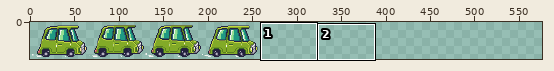
One commit to this sprite sheet: Assets/Sprites/car_green_64_32.png. Above: a wide view before the commit, with the close-up outlined.
Close-up. As it was:
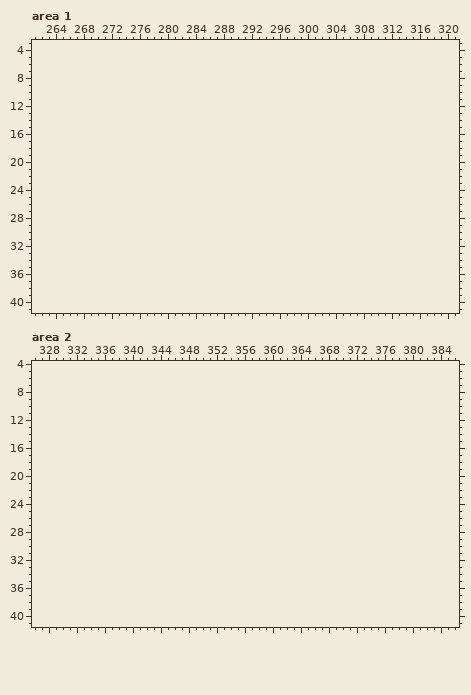
The file is 256x42 pixels. Shown: area 1: x 261..321, y 3..41; area 2: x 326..386, y 4..41. The old version is drawn lined up with the new one, on the new canvas. The commit also changed other parts of the picture, which this record leaves out.
The result:
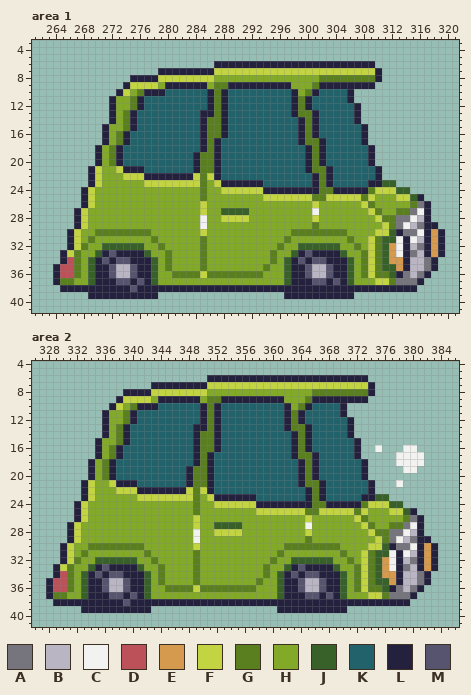
Palette (. is transparent): A #76747d  B #b9b5c3  C #f2f2f0  D #bd515a  E #d69a4e  F #c3d442  G #597f1e  H #82aa28  J #376129  K #22636b  L #23213d  M #57546f
Difference:
canvas 256x42 -> 576x42
Changed rows in their new state; - is an unchanged pixel.
Area 1:
first column x 264:
 6 -----------------------LLLLLLLLLLLLLLLLLLLLLLL----------
 7 ---------------LLLLLLLLFFFFFFFFFFFFFFFFFFFFFFFL---------
 8 -----------LLLLFFFFFFFFHHHHHHHHHHHHHHHGGGGGGGGL---------
 9 ----------LFFFFHLLLLLLHGGLLLLLLLLLHHHGLLLLLLLL----------
10 ---------LFHGLLLKKKKKKLGLKKKKKKKKKLHGLKKKKL-------------
11 --------LHHGLKKKKKKKKKLGLKKKKKKKKKLGLKKKKKL-------------
12 --------LHHGLKKKKKKKKKLGLKKKKKKKKKLGLKKKKKKL------------
13 --------LHGLKKKKKKKKKLLGLKKKKKKKKKLGGLKKKKKL------------
14 --------LHGLKKKKKKKKKLGGLKKKKKKKKKKLGLKKKKKL------------
15 -------LHHGLKKKKKKKKKLGGLKKKKKKKKKKLGLKKKKKKL-----------
16 -------LHGLKKKKKKKKKKLGGLKKKKKKKKKKLGLKKKKKKL-----------
17 -------LHGLKKKKKKKKKKLGLKKKKKKKKKKKLGGLKKKKKL-----------
18 ------LHGLKKKKKKKKKKKLGLKKKKKKKKKKKKLGLKKKKKKL----------
19 ------LHGLKKKKKKKKKKLGGLKKKKKKKKKKKKLGLKKKKKKL----------
20 ------LHGLKKKKKKKKKKLGGLKKKKKKKKKKKKLGLKKKKKKL----------
21 -----LFHHFLLLKKKKKKKLGGLKKKKKKKKKKKKLGGLKKKKKKL---------
22 -----LFHHHFFFLLLLLLLFGFLKKKKKKKKKKKKKLGLKKKKKKL---------
23 -----LFHHHHHHFFFFFFFFGHFLLLLLLKKKKKKKLGLKKKKKLLJJ-------
24 ----LFHHHHHHHHHHHHHHHGHHFFFFFFLLLLLLLLGGLLLLLGFFFJJ-----
25 ----LFHHHHHHHHHHHHHHHGHHHHHHHHFFFFFFFGGFFFFFGFHHHFFJL---
26 ----LFHHHHHHHHHHHHHHHFHHHHHHHHHHHHHHHFHHHHHHFGHHHHHGAL--
27 ---LFHHHHHHHHHHHHHHHHFHHJJJJHHHHHHHHHCHHHHHHHFGHHGGACL--
28 ---LFHHHHHHHHHHHHHHHHCHHFFFFHHHHHHHHHFHHHHHHHHFGGAACBL--
29 ---LFHHHHHHHHHHHHHHHHCHHHHHHHHHHHHHHHGHHHHHHHHHFGACBALL-
30 --LFHHGGGGGGGGHHHHHHHFHHHHHHHHHHHHGGGGGGGGHHHHFFJLAACLEL
31 --LFHGHHHHHHHHGHHHHHHGHHHHHHHHHHHGHHHHHHHHGHHFGJJCLCBLEL
32 --LFGHHJJJJJJHHGHHHHHGHHHHHHHHHHGHHJJJJJJHHGHFGJECLBALEL
33 -LFGHHJLMLLLLJHHGHHHHGHHHHHHHHHGHHJLMLLLLJHHGFGJECLABLEL
34 -LDGHJLMLMMLLLJHGHHHHGHHHHHHHHHGHJLMLMMLLLJHGFGJEELBBAL-
35 LDDGHJLLMBBMLLJHGHHHHGHHHHHHHHGHHJLLMBBMLLJHGFGJJELBBAL-
36 LDDGHJLLMBBMLLJHHGGGGFGGGGGGGGHHHJLLMBBMLLJHGFGGJLABAL--
37 LGGHHJLLLMMLMLJHHHHHHHHHHHHHHHHHHJLLLMMLMLJHHHFFGAAAL---
38 -LLLLLLLLLLMLLLLLLLLLLLLLLLLLLLLLLLLLLLLLLLLLLLLLLLL----
39 -----LLLLLLLLLL------------------LLLLLLLLLL-------------
Area 2:
first column x 328:
 6 -----------------------LLLLLLLLLLLLLLLLLLLLLLL----------
 7 ---------------LLLLLLLLFFFFFFFFFFFFFFFFFFFFFFFL---------
 8 -----------LLLLFFFFFFFFHHHHHHHHHHHHHHHGGGGGGGGL---------
 9 ----------LFFFFHLLLLLLHGGLLLLLLLLLHHHGLLLLLLLL----------
10 ---------LFHGLLLKKKKKKLGLKKKKKKKKKLHGLKKKKL-------------
11 --------LHHGLKKKKKKKKKLGLKKKKKKKKKLGLKKKKKL-------------
12 --------LHHGLKKKKKKKKKLGLKKKKKKKKKLGLKKKKKKL------------
13 --------LHGLKKKKKKKKKLLGLKKKKKKKKKLGGLKKKKKL------------
14 --------LHGLKKKKKKKKKLGGLKKKKKKKKKKLGLKKKKKL------------
15 -------LHHGLKKKKKKKKKLGGLKKKKKKKKKKLGLKKKKKKL-----------
16 -------LHGLKKKKKKKKKKLGGLKKKKKKKKKKLGLKKKKKKL--C---CC---
17 -------LHGLKKKKKKKKKKLGLKKKKKKKKKKKLGGLKKKKKL-----CCCC--
18 ------LHGLKKKKKKKKKKKLGLKKKKKKKKKKKKLGLKKKKKKL----CCCC--
19 ------LHGLKKKKKKKKKKLGGLKKKKKKKKKKKKLGLKKKKKKL-----CC---
20 ------LHGLKKKKKKKKKKLGGLKKKKKKKKKKKKLGLKKKKKKL----------
21 -----LFHHFLLLKKKKKKKLGGLKKKKKKKKKKKKLGGLKKKKKKL---C-----
22 -----LFHHHFFFLLLLLLLFGFLKKKKKKKKKKKKKLGLKKKKKKL---------
23 -----LFHHHHHHFFFFFFFFGHFLLLLLLKKKKKKKLGLKKKKKLLJJ-------
24 ----LFHHHHHHHHHHHHHHHGHHFFFFFFLLLLLLLLGGLLLLLGFFFJJ-----
25 ----LFHHHHHHHHHHHHHHHGHHHHHHHHFFFFFFFGGFFFFFGFHHHFFJL---
26 ----LFHHHHHHHHHHHHHHHFHHHHHHHHHHHHHHHFHHHHHHFGHHHHHGAL--
27 ---LFHHHHHHHHHHHHHHHHFHHJJJJHHHHHHHHHCHHHHHHHFGHHGGACL--
28 ---LFHHHHHHHHHHHHHHHHCHHFFFFHHHHHHHHHFHHHHHHHHFGGAACBL--
29 ---LFHHHHHHHHHHHHHHHHCHHHHHHHHHHHHHHHGHHHHHHHHHFGACBALL-
30 --LFHHGGGGGGGGHHHHHHHFHHHHHHHHHHHHGGGGGGGGHHHHFFJLAACLEL
31 --LFHGHHHHHHHHGHHHHHHGHHHHHHHHHHHGHHHHHHHHGHHFGJJCLCBLEL
32 --LFGHHJJJJJJHHGHHHHHGHHHHHHHHHHGHHJJJJJJHHGHFGJECLBALEL
33 -LFGHHJLMLLLLJHHGHHHHGHHHHHHHHHGHHJLMLLLLJHHGFGJECLABLEL
34 -LDGHJLMLMMLLLJHGHHHHGHHHHHHHHHGHJLMLMMLLLJHGFGJEELBBAL-
35 LDDGHJLLMBBMLLJHGHHHHGHHHHHHHHGHHJLLMBBMLLJHGFGJJELBBAL-
36 LDDGHJLLMBBMLLJHHGGGGFGGGGGGGGHHHJLLMBBMLLJHGFGGJLABAL--
37 LGGHHJLLLMMLMLJHHHHHHHHHHHHHHHHHHJLLLMMLMLJHHHFFGAAAL---
38 -LLLLLLLLLLMLLLLLLLLLLLLLLLLLLLLLLLLLLLLLLLLLLLLLLLL----
39 -----LLLLLLLLLL------------------LLLLLLLLLL-------------
Pixel boxes of the changes (left, top, right, bottom) in both close-ups:
added: (53, 61, 445, 299)
added: (46, 375, 438, 613)
